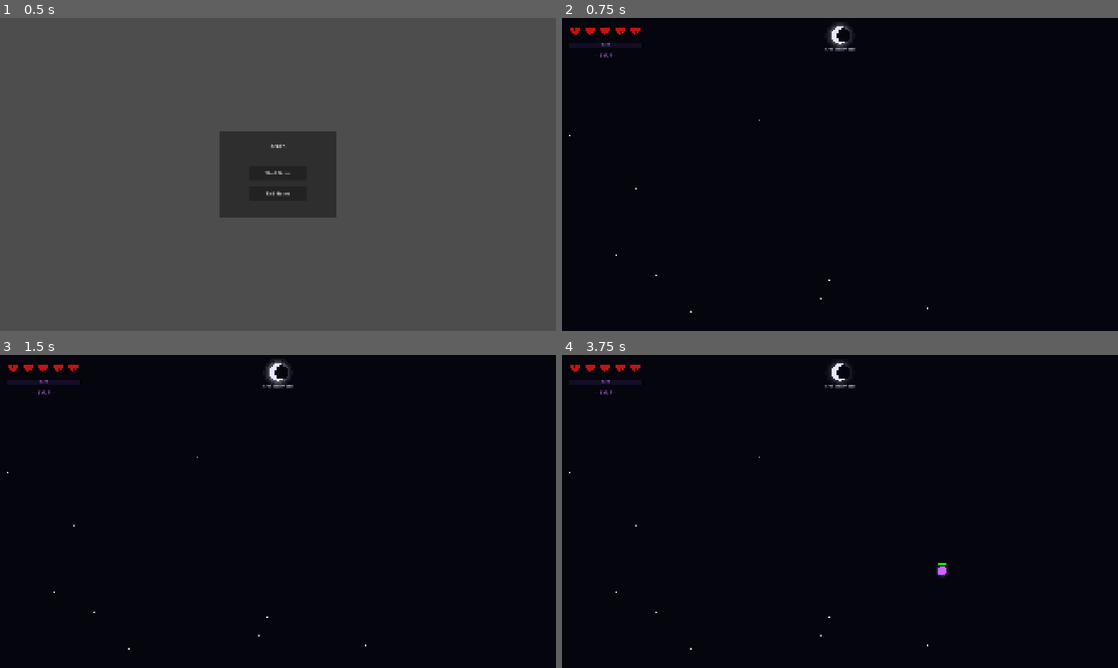
Above: before the commit, frames 1-4 (two rows, left to right).
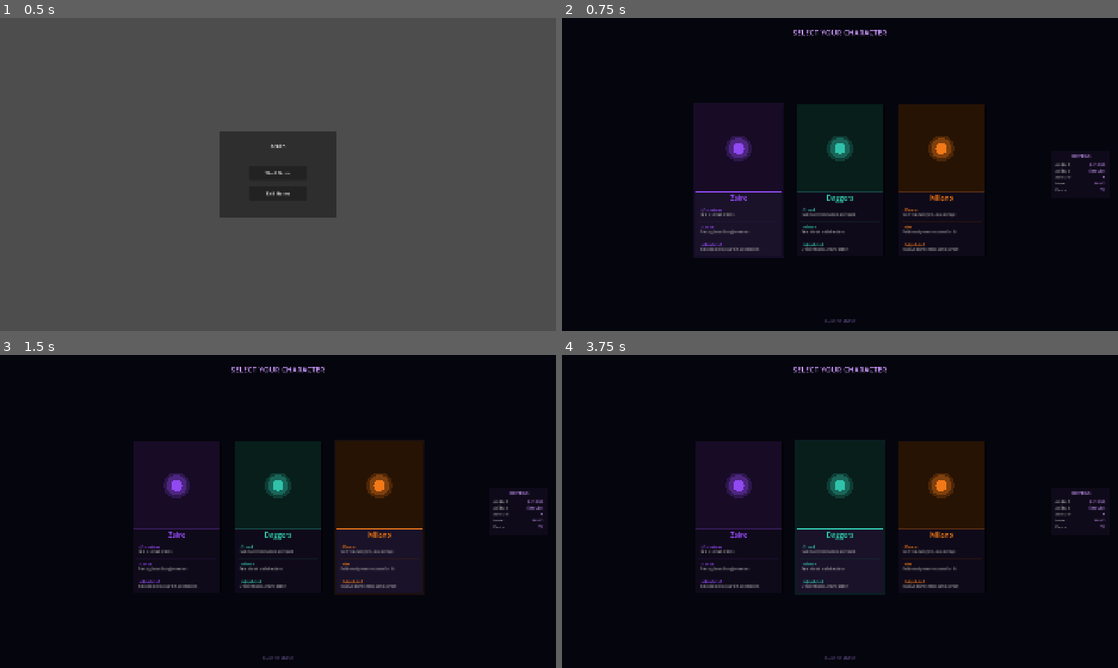
Above: after the commit, the same moments.

Repository: Himanshu-Jorwal/Disorder
Game: Godot game, scene res://Scenes/Menu/bootstrap.tscn
Same seed, same stepped clock (60 frames per second), same inputs: the game is played once before the commit and once after it.
Inputs (mouse positions are in pixels of both pictures, inside the frame that each line leads up to):
- Up to frame 1 (0.5 s): no input
- Up to frame 2 (0.75 s): click "Start Game" at 0.5 s
- Up to frame 3 (1.5 s): tap Enter at 1.25 s; move the mouse to (400, 495) at 1.27 s; hold D from 1.28 s (still down); hold X from 1.28 s (still down); click (400, 495) at 1.42 s
- Up to frame 4 (3.75 s): tap Space at 2 s; move the mouse to (728, 527) at 2.02 s; release D at 2.03 s; release X at 2.03 s; hold S 2.03-2.78 s; tap X at 2.1, 3.6 s; move the mouse to (895, 442) at 2.77 s; hold D 2.78-3.53 s; hold X 2.78-3.53 s; move the mouse to (812, 574) at 3.52 s; hold W from 3.53 s (still down); click (812, 574) at 3.67 s

Frame 1 is identical in both runs. In frame 2, 19% of the frame differs, in the area x 1-98%, y 1-98%; in frame 3, 18%; in frame 4, 19%, in the area x 1-98%, y 2-98%.
Error before the commit: Parse Error: Identifier "GameState" not declared in the current scope. (res://Scripts/Game/player.gd:48)
Error after the commit: Invalid assignment of property or key 'selected_character' with value of type 'int' on a base object of type 'Nil'. (res://Scripts/Menu/character_select.gd:47)

Commit message:
Import heart texture and replace drawn hearts with sprite

Diff:
--- a/Zenith-0.0.0/Scenes/Game/bullet.tscn
+++ b/Zenith-0.0.0/Scenes/Game/bullet.tscn
@@ -6,6 +6,7 @@
 radius = 4.0
 
 [node name="Bullet" type="Area2D" unique_id=640209095]
+monitorable = false
 script = ExtResource("1_fywly")
 
 [node name="CollisionShape2D" type="CollisionShape2D" parent="." unique_id=1795371553]
--- a/Zenith-0.0.0/Scenes/Game/enemy.tscn
+++ b/Zenith-0.0.0/Scenes/Game/enemy.tscn
@@ -9,6 +9,7 @@
 script = SubResource("GDScript_7xaro")
 
 [node name="Enemy" type="CharacterBody2D" unique_id=1293029670]
+collision_layer = 2
 script = ExtResource("1_c4pr2")
 
 [node name="CollisionShape2D" type="CollisionShape2D" parent="." unique_id=897207525]
--- a/Zenith-0.0.0/Scenes/Game/world.tscn
+++ b/Zenith-0.0.0/Scenes/Game/world.tscn
@@ -17,6 +17,7 @@
 script = ExtResource("2_xvcwp")
 
 [node name="Player" parent="." unique_id=1038469765 instance=ExtResource("3_6y6xk")]
+collision_layer = 2
 
 [node name="HUD" parent="." unique_id=636354839 instance=ExtResource("4_fj5tn")]
 
--- a/Zenith-0.0.0/Scenes/UI/damage_number.tscn
+++ b/Zenith-0.0.0/Scenes/UI/damage_number.tscn
@@ -1,6 +1,6 @@
 [gd_scene format=3 uid="uid://3vgn64wendys"]
 
-[ext_resource type="Script" uid="uid://bk53nj15bq8ud" path="res://Scenes/UI/damage_number.gd" id="1_x1qsi"]
+[ext_resource type="Script" uid="uid://bk53nj15bq8ud" path="res://Scripts/UI/damage_number.gd" id="1_x1qsi"]
 
 [node name="DamageNumber" type="Node2D" unique_id=679980374]
 script = ExtResource("1_x1qsi")
--- a/Zenith-0.0.0/Scenes/UI/hud.tscn
+++ b/Zenith-0.0.0/Scenes/UI/hud.tscn
@@ -2,7 +2,7 @@
 
 [ext_resource type="Script" uid="uid://d3xgmdujcke3m" path="res://Scripts/UI/hud.gd" id="1_37p78"]
 [ext_resource type="Script" uid="uid://dagka8jvjl6xu" path="res://Scripts/World/moon.gd" id="2_64ctp"]
-[ext_resource type="Script" uid="uid://dlvehthje1k3p" path="res://Scenes/UI/hud_draw.gd" id="3_fdl0h"]
+[ext_resource type="Script" uid="uid://dlvehthje1k3p" path="res://Scripts/UI/hud_draw.gd" id="3_fdl0h"]
 
 [node name="HUD" type="CanvasLayer" unique_id=636354839]
 script = ExtResource("1_37p78")
--- a/Zenith-0.0.0/Scenes/UI/hud_draw.gd
+++ /dev/null
@@ -1,138 +0,0 @@
-extends Node2D
-
-const HEART_SIZE = 45.0
-const HEART_SPACING = 52.0
-const BASE_HEARTS = 5
-const HP_PER_HEART = 20
-const MARGIN = 45.0
-const HEARTS_Y = 45.0
-const XP_Y = 85.0
-const XP_BAR_X = 25.0
-
-const HEART_COLOR_FULL = Color(0.75, 0.08, 0.08, 1.0)
-const HEART_COLOR_EMPTY = Color(0.251, 0.078, 0.078, 0.796)
-
-var XP_BAR_WIDTH = (BASE_HEARTS - 1) * HEART_SPACING + HEART_SIZE
-var XP_BAR_HEIGHT = 18.0
-
-var current_hp = 100
-var max_hp = 100
-var current_xp = 0
-var current_xp_max = 50
-var current_level = 1
-
-func _draw():
-	var font = ThemeDB.fallback_font
-	var total_hearts = int(max_hp / HP_PER_HEART)
-	var base_hp = BASE_HEARTS * HP_PER_HEART
-	var bonus_hearts = max(0, total_hearts - BASE_HEARTS)
-
-	# Draw base 5 hearts
-	for i in range(BASE_HEARTS):
-		var pos = Vector2(MARGIN + i * HEART_SPACING, HEARTS_Y)
-		var heart_hp_min = i * HP_PER_HEART
-		var heart_hp_max = heart_hp_min + HP_PER_HEART
-
-		if current_hp >= heart_hp_max:
-			# Full heart
-			_draw_heart(pos, HEART_COLOR_FULL, 1.0, true)
-		elif current_hp > heart_hp_min:
-			# Partial heart
-			var partial = float(current_hp - heart_hp_min) / float(HP_PER_HEART)
-			_draw_heart(pos, HEART_COLOR_EMPTY, 1.0, false)
-			_draw_heart(pos, HEART_COLOR_FULL, partial, true)
-		else:
-			# Empty heart
-			_draw_heart(pos, HEART_COLOR_EMPTY, 1.0, false)
-
-	# Draw bonus hearts — either full or gone, no fading
-	for i in range(bonus_hearts):
-		var pos = Vector2(MARGIN + (BASE_HEARTS + i) * HEART_SPACING, HEARTS_Y)
-		var heart_hp_min = (BASE_HEARTS + i) * HP_PER_HEART
-		if current_hp > heart_hp_min:
-			_draw_heart(pos, HEART_COLOR_FULL, 1.0, true)
-		# If damaged past this heart just don't draw it at all
-
-	# XP bar
-	var xp_progress = float(current_xp) / float(current_xp_max)
-
-	# Shadow
-	draw_rect(Rect2(XP_BAR_X - 1, XP_Y - 1, XP_BAR_WIDTH + 2, XP_BAR_HEIGHT + 2), Color(0.0, 0.0, 0.0, 0.9))
-	# Background
-	draw_rect(Rect2(XP_BAR_X, XP_Y, XP_BAR_WIDTH, XP_BAR_HEIGHT), Color(0.08, 0.05, 0.15, 1.0))
-	# Fill
-	if xp_progress > 0:
-		draw_rect(Rect2(XP_BAR_X, XP_Y, XP_BAR_WIDTH * xp_progress, XP_BAR_HEIGHT), Color(0.4, 0.15, 0.9, 1.0))
-		draw_rect(Rect2(XP_BAR_X, XP_Y, XP_BAR_WIDTH * xp_progress, XP_BAR_HEIGHT * 0.3), Color(0.65, 0.45, 1.0, 0.5))
-	# Border
-	draw_rect(Rect2(XP_BAR_X, XP_Y, XP_BAR_WIDTH, XP_BAR_HEIGHT), Color(0.45, 0.25, 0.75, 0.9), false, 1.5)
-
-	# XP text inside bar — styled like level text
-	var xp_text = str(current_xp) + " / " + str(current_xp_max)
-	var xp_font_size = 11
-	var xp_text_size = font.get_string_size(xp_text, HORIZONTAL_ALIGNMENT_LEFT, -1, xp_font_size)
-	var xp_text_x = XP_BAR_X + XP_BAR_WIDTH / 2 - xp_text_size.x / 2
-	var xp_text_y = XP_Y + XP_BAR_HEIGHT - 4
-	# Shadow
-	draw_string(font, Vector2(xp_text_x + 1, xp_text_y + 1), xp_text, HORIZONTAL_ALIGNMENT_LEFT, -1, xp_font_size, Color(0.0, 0.0, 0.0, 0.9))
-	# Glow
-	draw_string(font, Vector2(xp_text_x - 1, xp_text_y - 1), xp_text, HORIZONTAL_ALIGNMENT_LEFT, -1, xp_font_size, Color(0.5, 0.2, 0.9, 0.3))
-	# Main
-	draw_string(font, Vector2(xp_text_x, xp_text_y), xp_text, HORIZONTAL_ALIGNMENT_LEFT, -1, xp_font_size, Color(0.8, 0.55, 1.0, 1.0))
-
-	# Level text
-	var level_text = "— LVL " + str(current_level) + " —"
-	var level_font_size = 16
-	var level_size = font.get_string_size(level_text, HORIZONTAL_ALIGNMENT_LEFT, -1, level_font_size)
-	var level_x = XP_BAR_X + XP_BAR_WIDTH / 2 - level_size.x / 2
-	var level_y = XP_Y + XP_BAR_HEIGHT + 32
-	# Shadow
-	draw_string(font, Vector2(level_x + 1, level_y + 1), level_text, HORIZONTAL_ALIGNMENT_LEFT, -1, level_font_size, Color(0.0, 0.0, 0.0, 0.9))
-	# Glow
-	draw_string(font, Vector2(level_x - 1, level_y - 1), level_text, HORIZONTAL_ALIGNMENT_LEFT, -1, level_font_size, Color(0.5, 0.2, 0.9, 0.3))
-	# Main
-	draw_string(font, Vector2(level_x, level_y), level_text, HORIZONTAL_ALIGNMENT_LEFT, -1, level_font_size, Color(0.8, 0.55, 1.0, 1.0))
-
-func _draw_heart(pos, col, alpha, cracked):
-	var s = HEART_SIZE
-	var c = Color(col.r, col.g, col.b, alpha)
-	var dark = Color(col.r * 0.2, col.g * 0.04, col.b * 0.04, alpha)
-	var darker = Color(0.0, 0.0, 0.0, alpha * 0.9)
-
-	# Thick black outer outline
-	draw_colored_polygon(_heart_polygon(pos, s + 5.0), darker)
-	# Dark red inner outline
-	draw_colored_polygon(_heart_polygon(pos, s + 2.5), dark)
-	# Main heart
-	draw_colored_polygon(_heart_polygon(pos, s), c)
-
-	if cracked:
-		var crack_col = Color(col.r * 0.3, col.g * 0.03, col.b * 0.03, alpha * 0.95)
-		# Main vertical crack
-		draw_line(pos + Vector2(s * 0.05, -s * 0.35), pos + Vector2(-s * 0.05, -s * 0.1), crack_col, 2.0)
-		draw_line(pos + Vector2(-s * 0.05, -s * 0.1), pos + Vector2(s * 0.08, s * 0.15), crack_col, 2.0)
-		draw_line(pos + Vector2(s * 0.08, s * 0.15), pos + Vector2(s * 0.0, s * 0.38), crack_col, 2.0)
-		# Left branch
-		draw_line(pos + Vector2(-s * 0.05, -s * 0.1), pos + Vector2(-s * 0.28, s * 0.05), crack_col, 1.5)
-		# Right branch
-		draw_line(pos + Vector2(s * 0.08, s * 0.15), pos + Vector2(s * 0.3, s * 0.08), crack_col, 1.5)
-		# Top right small crack
-		draw_line(pos + Vector2(s * 0.22, -s * 0.25), pos + Vector2(s * 0.35, -s * 0.1), crack_col, 1.0)
-
-func _heart_polygon(pos, s):
-	var points = PackedVector2Array()
-	var steps = 48
-	for i in range(steps):
-		var t = TAU * i / steps
-		var x = s * 0.38 * pow(sin(t), 3)
-		var y = -s * 0.38 * (0.8125 * cos(t) - 0.3125 * cos(2 * t) - 0.125 * cos(3 * t) - 0.0625 * cos(4 * t))
-		points.append(pos + Vector2(x, y))
-	return points
-
-func update_stats(hp, max_hp_val, xp, xp_to_next, level):
-	current_hp = hp
-	max_hp = max_hp_val
-	current_xp = xp
-	current_xp_max = xp_to_next
-	current_level = level
-	queue_redraw()
--- a/Zenith-0.0.0/Scripts/Menu/main_menu.gd
+++ b/Zenith-0.0.0/Scripts/Menu/main_menu.gd
@@ -21,7 +21,7 @@
 	exit_button.pressed.connect(_on_exit)
 
 func _on_start():
-	get_tree().change_scene_to_file("res://Scenes/Game/world.tscn")
+	get_tree().change_scene_to_file("res://Scenes/Menu/character_select.tscn")
 
 func _on_exit():
 	get_tree().quit()
--- a/Zenith-0.0.0/Scripts/UI/hud_draw.gd
+++ b/Zenith-0.0.0/Scripts/UI/hud_draw.gd
@@ -4,16 +4,16 @@
 const HEART_SPACING = 52.0
 const BASE_HEARTS = 5
 const HP_PER_HEART = 20
-const MARGIN = 45.0
+const MARGIN = 25.0
 const HEARTS_Y = 45.0
 const XP_Y = 85.0
-const XP_BAR_X = 25.0
 
 const HEART_COLOR_FULL = Color(0.75, 0.08, 0.08, 1.0)
-const HEART_COLOR_EMPTY = Color(0.251, 0.078, 0.078, 0.796)
+const HEART_COLOR_EMPTY = Color(0.25, 0.08, 0.08, 0.7)
 
 var XP_BAR_WIDTH = (BASE_HEARTS - 1) * HEART_SPACING + HEART_SIZE
 var XP_BAR_HEIGHT = 18.0
+var XP_BAR_X = 25.0
 
 var current_hp = 100
 var max_hp = 100
@@ -21,63 +21,55 @@
 var current_xp_max = 50
 var current_level = 1
 
+var heart_texture = preload("res://Assets/HUD/Heart.png")
+
 func _draw():
 	var font = ThemeDB.fallback_font
 	var total_hearts = int(max_hp / HP_PER_HEART)
-	var base_hp = BASE_HEARTS * HP_PER_HEART
 	var bonus_hearts = max(0, total_hearts - BASE_HEARTS)
 
 	# Draw base 5 hearts
 	for i in range(BASE_HEARTS):
-		var pos = Vector2(MARGIN + i * HEART_SPACING, HEARTS_Y)
+		var pos = Vector2(MARGIN + i * HEART_SPACING, HEARTS_Y - HEART_SIZE / 2)
 		var heart_hp_min = i * HP_PER_HEART
 		var heart_hp_max = heart_hp_min + HP_PER_HEART
 
 		if current_hp >= heart_hp_max:
-			# Full heart
-			_draw_heart(pos, HEART_COLOR_FULL, 1.0, true)
+			draw_texture_rect(heart_texture, Rect2(pos, Vector2(HEART_SIZE, HEART_SIZE)), false, Color(1, 1, 1, 1.0))
 		elif current_hp > heart_hp_min:
-			# Partial heart
 			var partial = float(current_hp - heart_hp_min) / float(HP_PER_HEART)
-			_draw_heart(pos, HEART_COLOR_EMPTY, 1.0, false)
-			_draw_heart(pos, HEART_COLOR_FULL, partial, true)
+			draw_texture_rect(heart_texture, Rect2(pos, Vector2(HEART_SIZE, HEART_SIZE)), false, Color(0.3, 0.1, 0.1, 0.6))
+			draw_texture_rect(heart_texture, Rect2(pos, Vector2(HEART_SIZE, HEART_SIZE)), false, Color(1, 1, 1, partial))
 		else:
-			# Empty heart
-			_draw_heart(pos, HEART_COLOR_EMPTY, 1.0, false)
+			draw_texture_rect(heart_texture, Rect2(pos, Vector2(HEART_SIZE, HEART_SIZE)), false, Color(0.3, 0.1, 0.1, 0.6))
 
-	# Draw bonus hearts — either full or gone, no fading
+	# Draw bonus hearts
 	for i in range(bonus_hearts):
-		var pos = Vector2(MARGIN + (BASE_HEARTS + i) * HEART_SPACING, HEARTS_Y)
+		var pos = Vector2(MARGIN + (BASE_HEARTS + i) * HEART_SPACING, HEARTS_Y - HEART_SIZE / 2)
 		var heart_hp_min = (BASE_HEARTS + i) * HP_PER_HEART
 		if current_hp > heart_hp_min:
-			_draw_heart(pos, HEART_COLOR_FULL, 1.0, true)
-		# If damaged past this heart just don't draw it at all
+			draw_texture_rect(heart_texture, Rect2(pos, Vector2(HEART_SIZE, HEART_SIZE)), false, Color(1, 1, 1, 1.0))
 
-	# XP bar
+	# XP bar shadow
+	draw_rect(Rect2(XP_BAR_X - 1, XP_Y - 1, XP_BAR_WIDTH + 2, XP_BAR_HEIGHT + 2), Color(0.0, 0.0, 0.0, 0.9))
+	# XP bar background
+	draw_rect(Rect2(XP_BAR_X, XP_Y, XP_BAR_WIDTH, XP_BAR_HEIGHT), Color(0.08, 0.05, 0.15, 1.0))
+	# XP bar fill
 	var xp_progress = float(current_xp) / float(current_xp_max)
-
-	# Shadow
-	draw_rect(Rect2(XP_BAR_X - 1, XP_Y - 1, XP_BAR_WIDTH + 2, XP_BAR_HEIGHT + 2), Color(0.0, 0.0, 0.0, 0.9))
-	# Background
-	draw_rect(Rect2(XP_BAR_X, XP_Y, XP_BAR_WIDTH, XP_BAR_HEIGHT), Color(0.08, 0.05, 0.15, 1.0))
-	# Fill
 	if xp_progress > 0:
 		draw_rect(Rect2(XP_BAR_X, XP_Y, XP_BAR_WIDTH * xp_progress, XP_BAR_HEIGHT), Color(0.4, 0.15, 0.9, 1.0))
 		draw_rect(Rect2(XP_BAR_X, XP_Y, XP_BAR_WIDTH * xp_progress, XP_BAR_HEIGHT * 0.3), Color(0.65, 0.45, 1.0, 0.5))
-	# Border
+	# XP bar border
 	draw_rect(Rect2(XP_BAR_X, XP_Y, XP_BAR_WIDTH, XP_BAR_HEIGHT), Color(0.45, 0.25, 0.75, 0.9), false, 1.5)
 
-	# XP text inside bar — styled like level text
+	# XP text inside bar
 	var xp_text = str(current_xp) + " / " + str(current_xp_max)
 	var xp_font_size = 11
 	var xp_text_size = font.get_string_size(xp_text, HORIZONTAL_ALIGNMENT_LEFT, -1, xp_font_size)
 	var xp_text_x = XP_BAR_X + XP_BAR_WIDTH / 2 - xp_text_size.x / 2
 	var xp_text_y = XP_Y + XP_BAR_HEIGHT - 4
-	# Shadow
 	draw_string(font, Vector2(xp_text_x + 1, xp_text_y + 1), xp_text, HORIZONTAL_ALIGNMENT_LEFT, -1, xp_font_size, Color(0.0, 0.0, 0.0, 0.9))
-	# Glow
 	draw_string(font, Vector2(xp_text_x - 1, xp_text_y - 1), xp_text, HORIZONTAL_ALIGNMENT_LEFT, -1, xp_font_size, Color(0.5, 0.2, 0.9, 0.3))
-	# Main
 	draw_string(font, Vector2(xp_text_x, xp_text_y), xp_text, HORIZONTAL_ALIGNMENT_LEFT, -1, xp_font_size, Color(0.8, 0.55, 1.0, 1.0))
 
 	# Level text
@@ -86,48 +78,9 @@
 	var level_size = font.get_string_size(level_text, HORIZONTAL_ALIGNMENT_LEFT, -1, level_font_size)
 	var level_x = XP_BAR_X + XP_BAR_WIDTH / 2 - level_size.x / 2
 	var level_y = XP_Y + XP_BAR_HEIGHT + 32
-	# Shadow
 	draw_string(font, Vector2(level_x + 1, level_y + 1), level_text, HORIZONTAL_ALIGNMENT_LEFT, -1, level_font_size, Color(0.0, 0.0, 0.0, 0.9))
-	# Glow
 	draw_string(font, Vector2(level_x - 1, level_y - 1), level_text, HORIZONTAL_ALIGNMENT_LEFT, -1, level_font_size, Color(0.5, 0.2, 0.9, 0.3))
-	# Main
 	draw_string(font, Vector2(level_x, level_y), level_text, HORIZONTAL_ALIGNMENT_LEFT, -1, level_font_size, Color(0.8, 0.55, 1.0, 1.0))
-
-func _draw_heart(pos, col, alpha, cracked):
-	var s = HEART_SIZE
-	var c = Color(col.r, col.g, col.b, alpha)
-	var dark = Color(col.r * 0.2, col.g * 0.04, col.b * 0.04, alpha)
-	var darker = Color(0.0, 0.0, 0.0, alpha * 0.9)
-
-	# Thick black outer outline
-	draw_colored_polygon(_heart_polygon(pos, s + 5.0), darker)
-	# Dark red inner outline
-	draw_colored_polygon(_heart_polygon(pos, s + 2.5), dark)
-	# Main heart
-	draw_colored_polygon(_heart_polygon(pos, s), c)
-
-	if cracked:
-		var crack_col = Color(col.r * 0.3, col.g * 0.03, col.b * 0.03, alpha * 0.95)
-		# Main vertical crack
-		draw_line(pos + Vector2(s * 0.05, -s * 0.35), pos + Vector2(-s * 0.05, -s * 0.1), crack_col, 2.0)
-		draw_line(pos + Vector2(-s * 0.05, -s * 0.1), pos + Vector2(s * 0.08, s * 0.15), crack_col, 2.0)
-		draw_line(pos + Vector2(s * 0.08, s * 0.15), pos + Vector2(s * 0.0, s * 0.38), crack_col, 2.0)
-		# Left branch
-		draw_line(pos + Vector2(-s * 0.05, -s * 0.1), pos + Vector2(-s * 0.28, s * 0.05), crack_col, 1.5)
-		# Right branch
-		draw_line(pos + Vector2(s * 0.08, s * 0.15), pos + Vector2(s * 0.3, s * 0.08), crack_col, 1.5)
-		# Top right small crack
-		draw_line(pos + Vector2(s * 0.22, -s * 0.25), pos + Vector2(s * 0.35, -s * 0.1), crack_col, 1.0)
-
-func _heart_polygon(pos, s):
-	var points = PackedVector2Array()
-	var steps = 48
-	for i in range(steps):
-		var t = TAU * i / steps
-		var x = s * 0.38 * pow(sin(t), 3)
-		var y = -s * 0.38 * (0.8125 * cos(t) - 0.3125 * cos(2 * t) - 0.125 * cos(3 * t) - 0.0625 * cos(4 * t))
-		points.append(pos + Vector2(x, y))
-	return points
 
 func update_stats(hp, max_hp_val, xp, xp_to_next, level):
 	current_hp = hp
--- a/Zenith-0.0.0/project.godot
+++ b/Zenith-0.0.0/project.godot
@@ -15,6 +15,10 @@
 config/features=PackedStringArray("4.7", "GL Compatibility")
 config/icon="res://icon.svg"
 
+[autoload]
+
+GameState="*uid://ddmclrxpbsxo5"
+
 [display]
 
 window/size/viewport_width=1920
@@ -31,6 +35,12 @@
 ]
 }
 
+[layer_names]
+
+2d_physics/layer_1="player"
+2d_physics/layer_2="enemies"
+2d_physics/layer_3="bullet"
+
 [physics]
 
 3d/physics_engine="Jolt Physics"
Binary file added: Zenith-0.0.0/Assets/HUD/Heart.png
Not shown, added: Zenith-0.0.0/Assets/HUD/Heart.png.import
Renamed: Zenith-0.0.0/Scenes/UI/damage_number.gd -> Zenith-0.0.0/Scripts/UI/damage_number.gd
Not shown, added: Assets/HUD Textures/Heart.png
Not shown, added: Assets/HUD Textures/HeartV1.png
Not shown, added: Resources.txt
